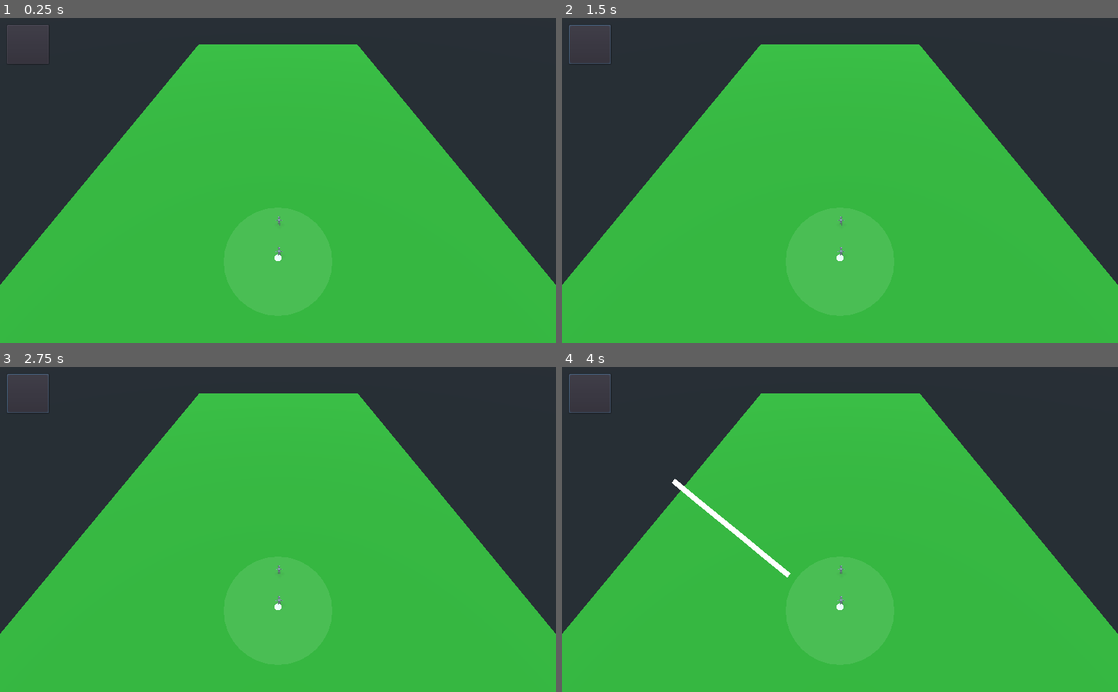
Above: before the commit, frames 1-4 (two rows, left to right).
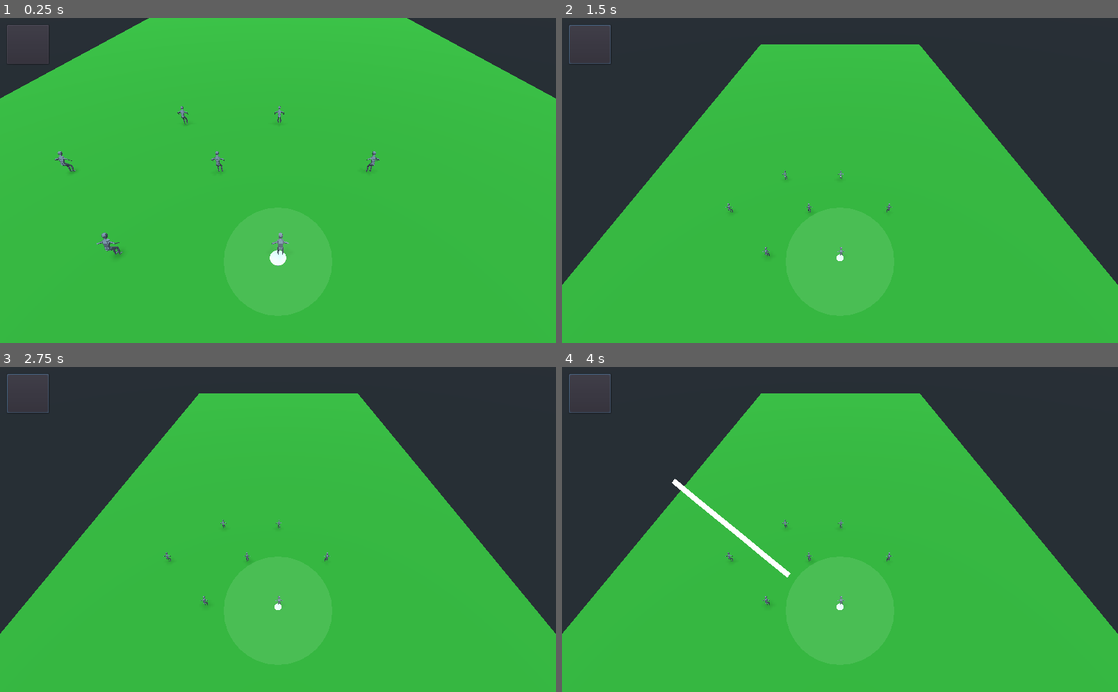
Above: after the commit, the same moments.

Repository: samhattangady/UltimateFrisbee
Game: Godot game, scene res://PlayingField.tscn
The game is run twice, just before and just after one commit, with the same random seed, the same clock (stepped at 60 frames per second) and the same inputs.
Inputs (mouse positions are in pixels of both pictures, inside the frame that each line leads up to):
- Up to frame 1 (0.25 s): no input
- Up to frame 2 (1.5 s): click (589, 44) at 0.5 s; tap Enter (ui_accept) at 1.25 s; move the mouse to (962, 164) at 1.27 s; hold Right (ui_right) from 1.28 s (still down); click (962, 164) at 1.42 s
- Up to frame 3 (2.75 s): tap Enter (ui_accept) at 1.52, 2 s; release Right (ui_right) at 2 s; drag from (166, 545) to (250, 594) at 2.02 s
- Up to frame 4 (4 s): tap Enter (ui_accept) at 2.75, 3.5 s; move the mouse to (895, 458) at 2.77 s; hold Right (ui_right) 2.78-3.5 s; click (895, 458) at 2.92 s; drag from (812, 594) to (673, 480) at 3.52 s

The runs differ from the first frame. In frame 1, 28% of the frame differs, in the area x 0-100%, y 0-83%; in frame 2, less than 0.1%; in frame 3, less than 0.1%; in frame 4, less than 0.1%.
Error before the commit: Invalid call. Nonexistent function 'get_bone_transform' in base 'Skeleton'. (res://Player2.gd:50)
Error after the commit: Invalid call. Nonexistent function 'get_bone_transform' in base 'Skeleton'. (res://Player2.gd:52)

Commit message:
fixed throwing bug. Have working demo of multiple players running, throwing and catching

Diff:
--- a/Disc.gd
+++ b/Disc.gd
@@ -241,3 +241,8 @@
 # TODO (23 May 2019 sam): On slower throws, we need to add more height to the throws
 # and give them a more floaty trajectory. Right now, the timing is good, but the path
 # looks a little off.
+
+# FIXME (03 Jun 2019 sam): There is a bug where when we make a throw that ends out of
+# bounds, the previous throw is repeated. Or something like that. Need to change that
+# into something like a cancellation or rejection of input. There are multiple ways that
+# can probably be dealt with.
--- a/GameCamera.gd
+++ b/GameCamera.gd
@@ -10,8 +10,15 @@
 var camera_z_offset =30
 var camera_x_offset = 0
 
+var camera_tween
+
+signal camera_movement_completed()
+
 func _ready():
     calculate_start_origin()
+    self.camera_tween = Tween.new()
+    self.add_child(self.camera_tween)
+    self.camera_tween.connect('tween_completed', self, 'camera_movement_complete')
 
 func pan_camera(pan_start, pan_end, origin):
     # TODO (15 May 2019 sam): Prevent panning when the disc is in the air?
@@ -55,10 +62,21 @@
 func throw_complete(position):
     # We want the camera to center the disc to the point 3/4th y and 1/2 x
     # `start_origin` is already fixed at that point. So that's what we use
-    start_origin = position
-    translation.x = start_origin.x+camera_x_offset
-    translation.y = start_origin.y+camera_height
-    translation.z = start_origin.z+camera_z_offset
+    self.start_origin = position
+    var start_translation = self.translation
+    var end_translation = Vector3(start_origin.x+camera_x_offset, start_origin.y+camera_height, start_origin.z+camera_z_offset)
+    # TODO (03 Jun 2019 sam): See what is the best tween to use.
+    self.camera_tween.interpolate_property(self, 'translation',
+            start_translation, end_translation,
+            0.6, Tween.TRANS_ELASTIC, Tween.EASE_IN_OUT, 0.0)
+    print('starting tween')
+    self.camera_tween.start()
+    # translation.x = start_origin.x+camera_x_offset
+    # translation.y = start_origin.y+camera_height
+    # translation.z = start_origin.z+camera_z_offset
+
+func camera_movement_complete(obj, node_path):
+    self.emit_signal('camera_movement_completed')
 
 
 # TODO (22 May 2019 sam): There may be different camera movements that we want to
--- a/InputControls.gd
+++ b/InputControls.gd
@@ -7,6 +7,7 @@
 var is_panning = false
 var pan_start = Vector2(0, 0)
 var throw_start_time = 0
+var accepting_input = true
 var pause_button
 var buttons = []
 var pause_state
@@ -30,12 +31,34 @@
     self.buttons.append(self.pause_button)
     self.pause_button.connect('button_up', self, 'handle_pause_button')
 
+func camera_movement_completed():
+    self.allow_input()
+
+func throw_started(curve, throw_details):
+    self.block_input()
+
+func throw_complete(position):
+    self.allow_input()
+
+func block_input():
+    self.accepting_input = false
+    self.mouse_down = false
+    self.is_throwing = false
+    self.is_panning = false
+    self.throw_path = []
+    self.drag_path = []
+
+func allow_input():
+    self.accepting_input = true
+
 func handle_pause_button():
     self.pause_state = !self.pause_state
     print('game paused: ', self.pause_state)
     self.emit_signal('set_pause_state', self.pause_state)
 
 func _input(event):
+    if !self.accepting_input:
+        return
     if event is InputEventMouseButton and event.get_button_index() == BUTTON_LEFT:
         if event.is_pressed():
             self.throw_path = []
@@ -57,7 +80,6 @@
                     if button.get_rect().has_point(event.position):
                         button_tapped = true
                         break
-                print('button tapped: ', button_tapped)
                 if !button_tapped:
                     self.emit_signal('tap_location', event.position)
             if self.is_throwing:
--- a/Player2.gd
+++ b/Player2.gd
@@ -37,6 +37,8 @@
 signal thrower_arm_position(transform)
 # Signal to start throw
 signal throw_animation_complete()
+# Signal to say that they have caught the disc
+signal disc_is_caught(player)
 
 func _ready():
     self.animation_player = self.get_node('AnimationPlayer')
@@ -49,52 +51,55 @@
     self.right_hand = self.skeleton.find_bone('Wrist.R')
     self.wrist_rest_position = self.skeleton.get_bone_transform(right_hand)
     self.animation_player.connect('animation_finished', self, 'handle_animation_completion')
-    self.animation_player.connect('animation_started', self, 'debug_animation_start')
     self.current_state = PLAYER_STATE.IDLE
-
-func debug_animation_start(anim_name):
-    if anim_name == 'Idle':
-        return
-    print('player animation started ', anim_name)
 
 func _physics_process(delta):
     if !self.pause_state:
         if self.current_state == PLAYER_STATE.RUNNING:
             self.recalculate_current_velocity(delta)
             self.move_and_slide(self.current_velocity, Vector3(0, -1, 0))
-        self.check_if_disc_is_catchable()
         if self.current_velocity.length() > 1.0:
             self.animation_player.play('ArmatureAction')
+        if self.check_if_disc_is_catchable():
+            self.catch_disc()
         if self.check_if_at_destination():
-            self.current_state = PLAYER_STATE.IDLE
-            self.animation_player.play('Idle')
+            self.stop_running()
 
 func set_disc(disc):
     self.disc = disc
 
 func check_if_at_destination():
-    # return false
-    return self.translation.distance_to(self.desired_destination) < self.AT_DESTINATION_DISTANCE
+    if self.current_state == PLAYER_STATE.RUNNING:
+        return self.translation.distance_to(self.desired_destination) < self.AT_DESTINATION_DISTANCE
+    return false
+
+func stop_running():
+    self.current_velocity = Vector3(0, 0, 0)
+    self.animation_player.play('Idle')
+    self.current_state = PLAYER_STATE.IDLE
 
 func check_if_disc_is_catchable():
-    if self.current_state == PLAYER_STATE.THROWN or self.current_state == PLAYER_STATE.THROWING:
+    if self.current_state == PLAYER_STATE.THROWN or self.current_state == PLAYER_STATE.THROWING or self.current_state == PLAYER_STATE.WITH_DISC:
         return false
-    if self.translation.distance_to(self.disc.get_position()) < self.AT_DESTINATION_DISTANCE:
-        self.catch_disc()
+    return self.translation.distance_to(self.disc.get_position()) < self.AT_DESTINATION_DISTANCE
 
 func catch_disc():
     self.set_deselected()
+    # self.assign_disc_possession()
+    self.has_disc = true
+    self.current_state = PLAYER_STATE.WITH_DISC
     self.disc.disc_is_reached()
-    self.has_disc = true
     self.current_velocity = Vector3(0, 0, 0)
-    self.current_state = PLAYER_STATE.WITH_DISC
     self.animation_player.play('Idle')
+    self.emit_signal('disc_is_caught', self)
 
 func recalculate_current_velocity(delta):
     # If we are running in desired direction, accelerate to max_speed
     # Otherwise, depending on the angle change,
     #   0-60: Maintain the component of speed along that direction.
     #   >60: decelerate to 0, and change to desired direction
+    # TODO (03 Jun 2019 sam): If the player is bumped off course, then they keep
+    # running to infinity. Ideally, they should be adjusting course.
     var change_of_angle = abs(rad2deg(self.current_direction.angle_to(self.desired_direction)))
     if change_of_angle < self.MAX_ANGLE_WITHOUT_STOPPING:
         self.current_velocity = self.current_velocity.project(self.desired_direction)
@@ -121,17 +126,11 @@
     self.emit_signal('thrower_arm_position', global_transform)
 
 func start_throw_animation(throw_data):
-    # TODO (30 May 2019 sam): Don't like this very much. The signal shouldn't be
-    # directly connected to this method. See what the better way of doing this would be.
-    if self.has_disc:
-        print('player has disc is throwing')
-        print(throw_data.throw)
-        self.animation_player.play(throw_data['throw'], -1, 3.0, false)
-        self.current_state = PLAYER_STATE.THROWING
-        # TODO (31 May 2019 sam): Add some sort of timer here to switch the state to idle
+    self.animation_player.play(throw_data['throw'], -1, 3.0, false)
+    self.current_state = PLAYER_STATE.THROWING
+    # TODO (31 May 2019 sam): Add some sort of timer here to switch the state to idle
 
 func handle_animation_completion(anim_name):
-    print('player animation complete ', anim_name)
     if anim_name == 'Forehand' or anim_name == 'Backhand':
         self.emit_signal('throw_animation_complete')
         self.has_disc = false
@@ -222,3 +221,10 @@
 func set_pause_state(state):
     self.pause_state = state
     self.animation_player.set_active(!self.pause_state)
+
+func assign_disc_possession():
+    self.has_disc = true
+    self.current_state = PLAYER_STATE.WITH_DISC
+
+func set_idle():
+    self.current_state = PLAYER_STATE.IDLE
--- a/Players.gd
+++ b/Players.gd
@@ -6,11 +6,12 @@
 var selected_player
 var disc
 var players = []
+var player_with_disc
 var PLAYER_PIXEL_RADIUS = 25
 var HEX_SPACING = 10.0
 
 func _ready():
-    self.two_players()
+    self.hex_with_back_2()
 
 func two_players():
     var player_scene = preload('res://Player2.tscn')
@@ -18,15 +19,17 @@
         var p = player_scene.instance()
         p.translation = Vector3(0.0, 0.0, -10.0*i)
         p.scale = Vector3(2, 2, 2)
-        if i == 0:
-            p.has_disc = true
         self.add_child(p)
         self.players.append(p)
+        if i == 0:
+            p.assign_disc_possession()
+            self.player_with_disc = p
 
 func hex_with_back_1():
     var player_scene = preload('res://Player2.tscn')
     var back_1 = player_scene.instance()
-    back_1.has_disc = true
+    back_1.assign_disc_possession()
+    self.player_with_disc = back_1
     back_1.translation = Vector3 (0, 0, 0)
     self.add_child(back_1)
     self.players.append(back_1)
@@ -58,7 +61,8 @@
 func hex_with_back_2():
     var player_scene = preload('res://Player2.tscn')
     var back_1 = player_scene.instance()
-    back_1.has_disc = true
+    back_1.assign_disc_possession()
+    self.player_with_disc = back_1
     back_1.translation = Vector3 (0, 0, 0)
     self.add_child(back_1)
     self.players.append(back_1)
@@ -144,5 +148,13 @@
     var point = get_world().direct_space_state.intersect_ray(start_point, end_point)
     return point
 
+func start_throw(throw_data):
+    if self.player_with_disc:
+        self.player_with_disc.start_throw_animation(throw_data)
+        self.player_with_disc = null
+
+func disc_is_caught(player):
+    self.player_with_disc = player
+
 # TODO (31 May 2019 sam): So there is a problem with using direct pixel values. Pixel
 # has very high hdpi or whatever, so the pixel ratios are terribly small, and unclickable# Need to see how to fix that.
--- a/PlayingField.gd
+++ b/PlayingField.gd
@@ -4,8 +4,6 @@
 var game_camera
 var frisbee_things
 var disc
-var player
-var player2
 var world_debug
 var players_controller
 
@@ -23,10 +21,13 @@
     self.input_controls.connect('pan_start', self.game_camera, 'pan_start')
     self.input_controls.connect('pan_camera', self.game_camera, 'pan_camera')
     self.input_controls.connect('throw', self.disc, 'execute_throw')
+    self.input_controls.connect('throw', self.players_controller, 'start_throw')
     self.input_controls.connect('tap_location', self.players_controller, 'handle_screen_tap')
     # self.disc.connect('throw_started', self.player, 'disc_is_thrown')
     self.disc.connect('throw_started', self.world_debug, 'throw_calculated')
+    self.disc.connect('throw_started', self.input_controls, 'throw_started')
     self.disc.connect('throw_complete', self.game_camera, 'throw_complete')
+    self.game_camera.connect('camera_movement_completed', self.input_controls, 'camera_movement_completed')
     self.connect_player_signals()
     # self.player.connect('attack_point', self.world_debug, 'attack_point_calculated')
     # To start off with the camera focussed on the disc.
@@ -35,9 +36,9 @@
 func connect_player_signals():
     for p in self.players_controller.players:
         self.input_controls.connect('set_pause_state', p, 'set_pause_state')
-        self.input_controls.connect('throw', p, 'start_throw_animation')
         self.disc.connect('throw_started', p, 'disc_is_thrown')
         p.connect('throw_animation_complete', self.disc, 'start_throw_animation')
+        p.connect('disc_is_caught', self.players_controller, 'disc_is_caught')
         # p.connect('thrower_arm_position', self.disc, 'attach_to_wrist')
 
 func check_player_selected():
